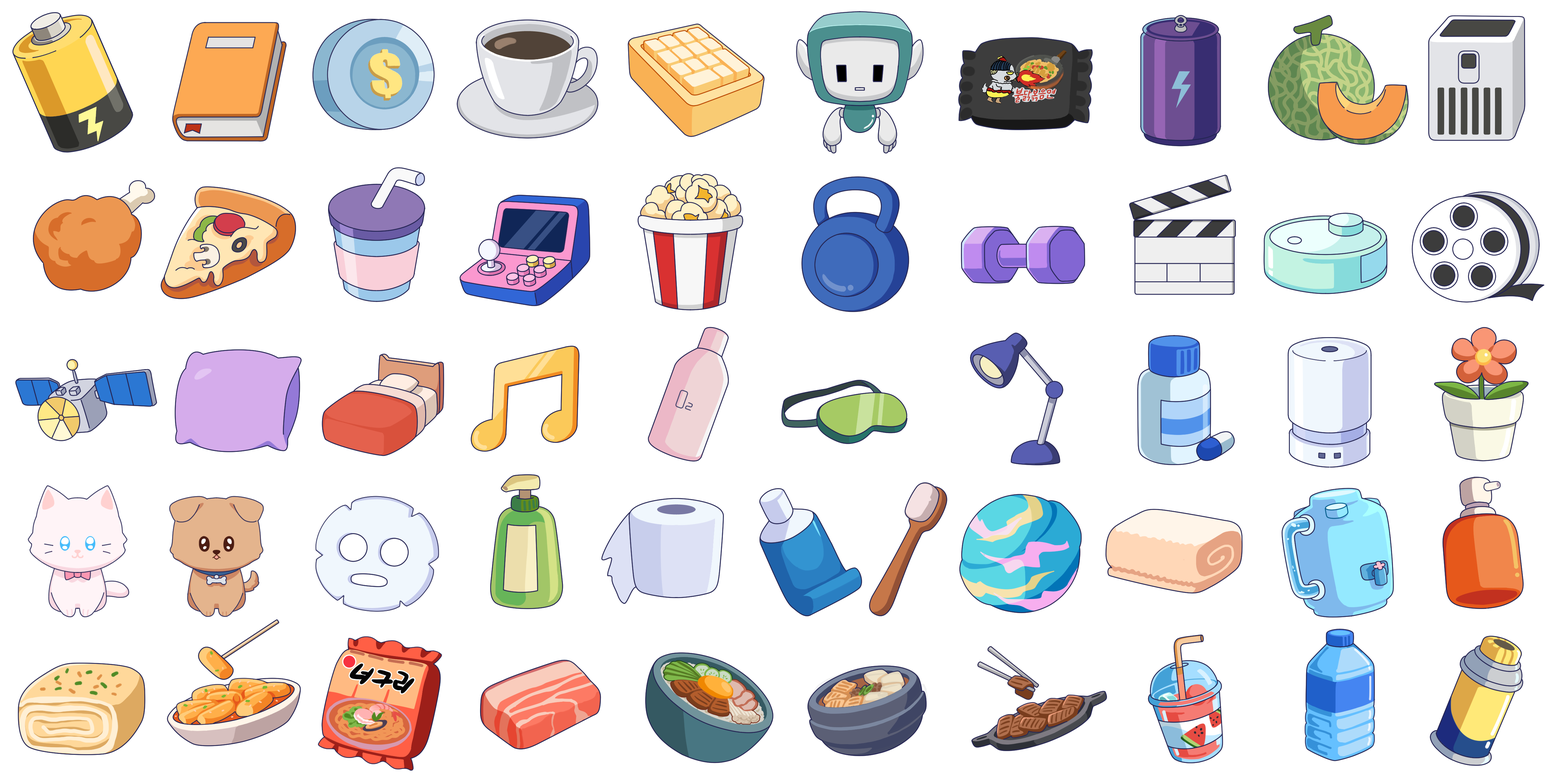
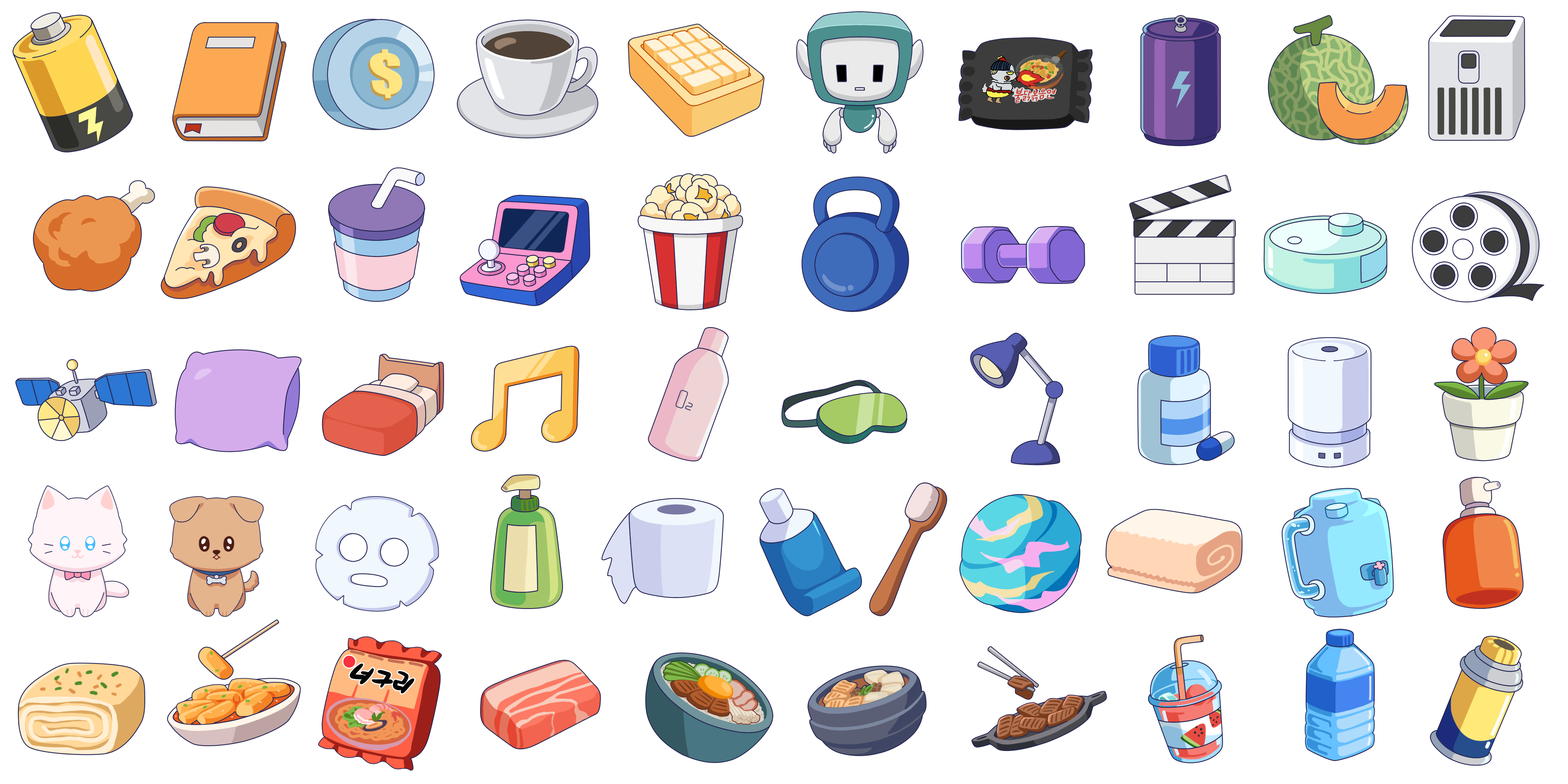
Revision of a layered 1568x784 image; what changed, layer by layer:
hid "Paper" over [12,10,1545,771]